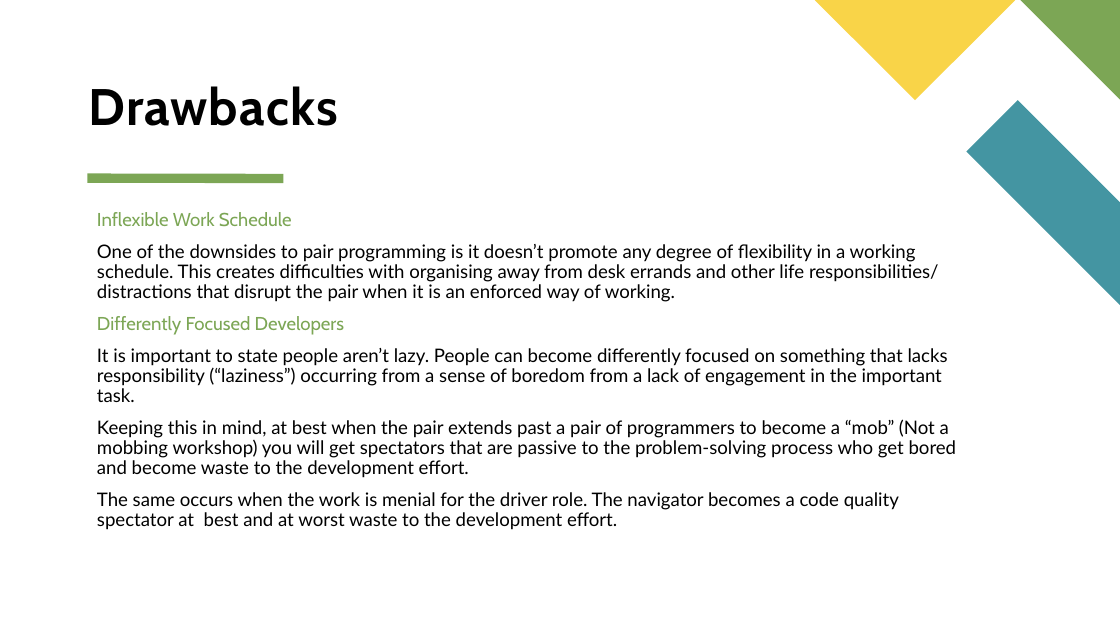
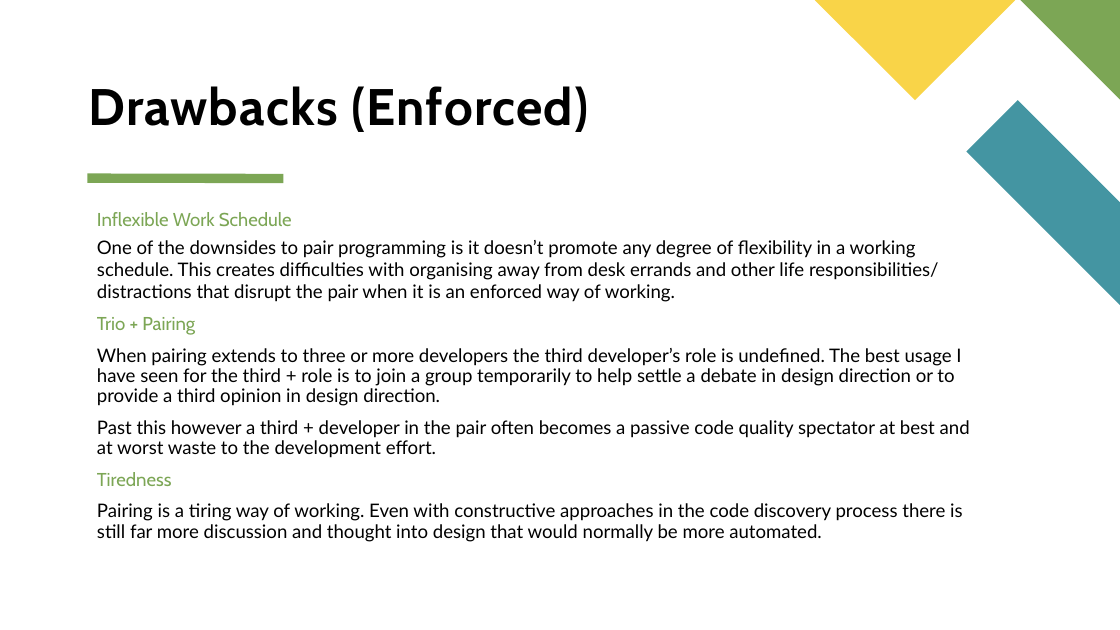
Before and after one commit to Steelstone3/Community-Of-Practice, a slide deck: slide 8 of presentations/Pair Programming.pptx. Drawn at 1120x630 pixels with LibreOffice and Linux fonts; fonts in the diff are those of the drawing. Boxes give left, top, right and bottom in pixels: in the first picture for what was removed or moved away, otherwise in the second. Text is boxed around its words. In the diff, an @@ line names an element or a change of style, - is before the commit and + after.

```diff
--- a/presentations/Pair Programming.pptx
+++ b/presentations/Pair Programming.pptx
@@ title at (89,86,589,132): text changed @@
-Drawbacks
+Drawbacks (Enforced)
@@ text at (97,240,939,302): line spacing 0.9 to 1; less space between paragraphs @@
@@ text at (97,317,970,542): text changed @@
-Differently Focused Developers
-It is important to state people aren’t lazy. People can become differently focused on something that lacks responsibility (“laziness”) occurring from a sense of boredom from a lack of engagement in the important task.
-Keeping this in mind, at best when the pair extends past a pair of programmers to become a “mob” (Not a mobbing workshop) you will get spectators that are passive to the problem-solving process who get bored and become waste to the development effort.
-The same occurs when the work is menial for the driver role. The navigator becomes a code quality spectator at best and at worst waste to the development effort.
+Trio + Pairing
+When pairing extends to three or more developers the third developer’s role is undefined. The best usage I have seen for the third + role is to join a group temporarily to help settle a debate in design direction or to provide a third opinion in design direction.
+Past this however a third + developer in the pair often becomes a passive code quality spectator at best and at worst waste to the development effort.
+Tiredness
+Pairing is a tiring way of working. Even with constructive approaches in the code discovery process there is still far more discussion and thought into design that would normally be more automated.
```
Also in this commit, not shown: 3 other slides changed, 1 slide added, 2 other files.
